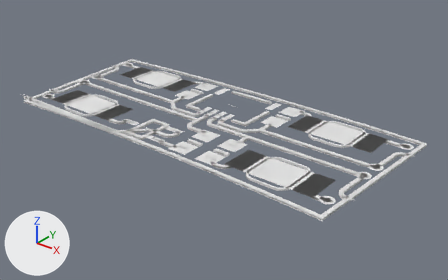
The Blender file primitives/config_uc/config_uc.blend, before and after one commit.
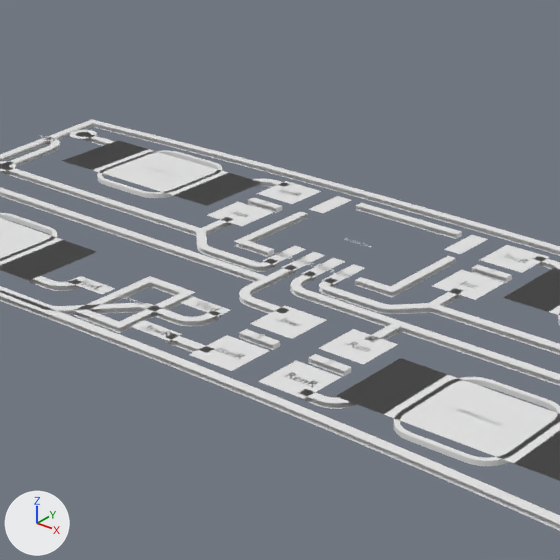
Old and new are each drawn whole from a 50 mm camera at (18.7, -22.0, 12.7) aimed at (0.9, 0.2, -1.0) and again close up on the part from 21% to 69% of the width and 5% to 81% of the height. The lights are fixed; the arrows at lower left show +X, +Y and +Z.
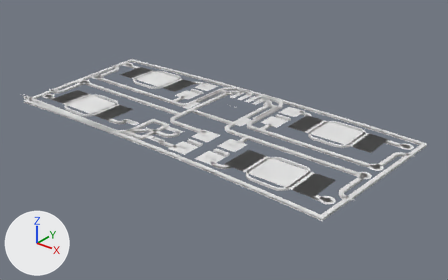
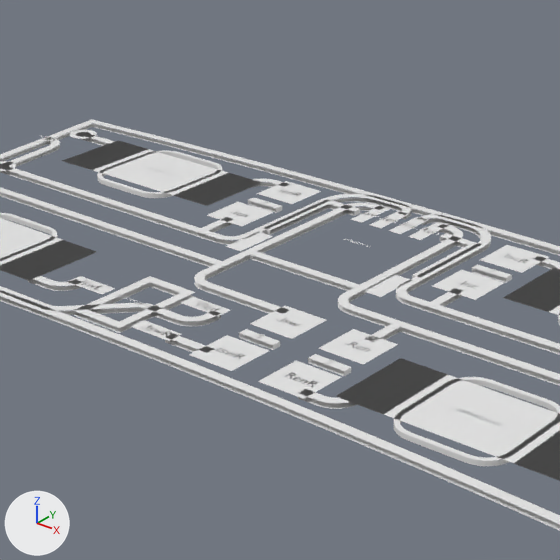
Where the change shows, as pixel boxes (x1, y1, x2, y2) in the close-ups (560 x 560 px; the box of a moved part takes in the faces that stretch with it):
'Text.021', moved: before (311, 264, 334, 272); after (416, 227, 439, 235)
part 1 of me_plane_010, built on: before (195, 231, 435, 317); after (194, 194, 491, 317)
part 2 of me_plane_005, moved or reshaped: before (263, 246, 365, 284); after (351, 206, 449, 240)
part 3 of me_plane_005, moved or reshaped: before (444, 235, 488, 254); after (226, 232, 273, 251)
part 4 of me_plane_005, moved or reshaped: before (310, 196, 351, 213); after (364, 275, 412, 297)
part 5 of me_plane_007, moved or reshaped: before (355, 256, 456, 297); after (263, 199, 360, 235)
part 6 of me_plane_007, moved or reshaped: before (234, 211, 308, 257); after (412, 234, 480, 282)
part 7 of me_plane_007, moved or reshaped: before (356, 203, 462, 239); after (250, 251, 359, 291)

The edits, one by one:
me_plane_010 is used by ob_plane_030; location (0.0, 0.0, 0.0).
me_plane_010 had 210 vertices, 91 faces and spanned x -9.8..9.2, y -4.0..3.6, z -0.1..0.0.
me_plane_010 now has 314 vertices, 143 faces and spans x -9.8..9.2, y -4.0..4.2, z -0.1..0.0.
Part 1, on me_plane_010:
4 vertices are removed from x -0.3..0.7, y 0.3, z -0.1..0.0.
12 faces are deleted.
8 vertices in x -0.2..0.2, y -1.4..-1.1, z -0.1..0.0 move by (-1.2, 0.0, 0.0).
8 vertices in x -0.3..0.0, y -1.4..-0.5, z -0.1..0.0 move by (-1.1, 0.0, 0.0).
8 vertices in x 0.3..0.7, y -0.5..-0.2, z -0.1..0.0 move by (1.1, 0.0, 0.0).
8 vertices in x -2.2..2.2, y -0.1, z -0.1..0.0 move by (0.0, 0.7, 0.0).
8 vertices in x -2.4..2.4, y 0.0, z -0.1..0.0 move by (0.0, 0.5, 0.0).
6 vertices in x 0.2..0.5, y -0.5..-0.1, z -0.1..0.0 move by (1.2, 0.0, 0.0).
20 vertices move from x -0.9..0.9, y -0.1..0.3, z -0.1..0.0 to x -2.1..2.1, y 0.7..4.2, z -0.1..0.0.
108 vertices are added at x -2.0..2.0, y 3.4..4.2, z -0.1..0.0.
64 new faces join them.
me_plane_005 has 68 vertices, 17 faces and spans x -3.4..3.4, y -3.8..3.8, z 0.0.
me_plane_005 is used by ob_plane_025; location (0.0, 0.0, 0.0).
me_plane_005 part 2: all 16 vertices in x -0.9..0.9, y 0.1..1.1, z 0.0 are turned -180 degrees about the z axis through their middle, then moved by (0.0, 2.8, 0.0).
Part 3, on me_plane_005:
Vertex 44 of me_plane_005 moves from (1.95, 3.8, 0.0) at pixel (488, 239) to (-1.95, 0.2, 0.0) at pixel (225, 246).
Vertex 45 of me_plane_005 moves from (1.95, 2.8, 0.0) at pixel (460, 254) to (-1.95, 1.2, 0.0) at pixel (258, 231).
Vertex 46 of me_plane_005 moves from (1.55, 3.8, 0.0) at pixel (472, 234) to (-1.55, 0.2, 0.0) at pixel (240, 251).
Vertex 47 of me_plane_005 moves from (1.55, 2.8, 0.0) at pixel (443, 249) to (-1.55, 1.2, 0.0) at pixel (273, 236).
Part 4, on me_plane_005:
Vertex 48 of me_plane_005 moves from (-1.55, 2.8, 0.0) at pixel (322, 213) to (1.55, 1.2, 0.0) at pixel (395, 274).
Vertex 49 of me_plane_005 moves from (-1.55, 3.8, 0.0) at pixel (352, 200) to (1.55, 0.2, 0.0) at pixel (363, 291).
Vertex 50 of me_plane_005 moves from (-1.95, 2.8, 0.0) at pixel (308, 209) to (1.95, 1.2, 0.0) at pixel (412, 280).
Vertex 51 of me_plane_005 moves from (-1.95, 3.8, 0.0) at pixel (337, 195) to (1.95, 0.2, 0.0) at pixel (380, 297).
me_plane_007 has 40 vertices, 13 faces and spans x -3.3..3.3, y -3.7..3.7, z -0.1..0.0.
me_plane_007 is used by ob_plane_006; location (0.0, 0.0, 0.0).
me_plane_007 part 5: the loose piece of 6 vertices spanning x 1.1..1.9, y 0.6..2.6, z -0.1..0.0 is turned -180 degrees about the z axis through its middle, then moved by (-3.0, 0.8, 0.0).
me_plane_007 part 6: the loose piece of 6 vertices spanning x -1.9..-1.1, y 0.6..2.6, z -0.1..0.0 is turned -180 degrees about the z axis through its middle, then moved by (3.0, 0.8, 0.0).
Part 7, on me_plane_007:
Vertex 30 of me_plane_007 moves from (1.3, 3.7, 0.0) to (-1.3, 0.3, 0.0).
Vertex 31 of me_plane_007 moves from (1.3, 3.7, -0.1) to (-1.3, 0.3, -0.1).
Vertex 32 of me_plane_007 moves from (-1.3, 3.7, 0.0) to (1.3, 0.3, 0.0).
Vertex 33 of me_plane_007 moves from (-1.3, 3.7, -0.1) to (1.3, 0.3, -0.1).
Object 'Text.021' (ob_text_021) moves from (0.25, 0.6, 0.0) to (0.75, 3.4, 0.0).
